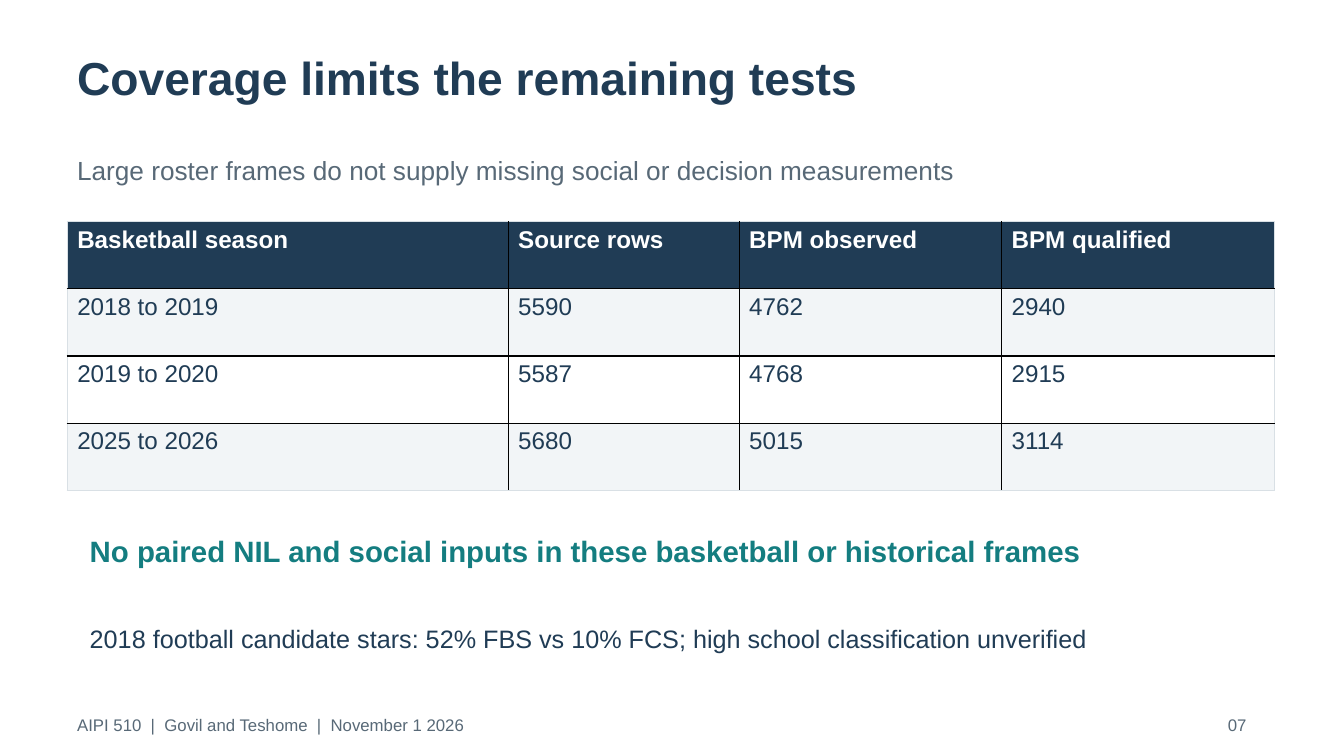
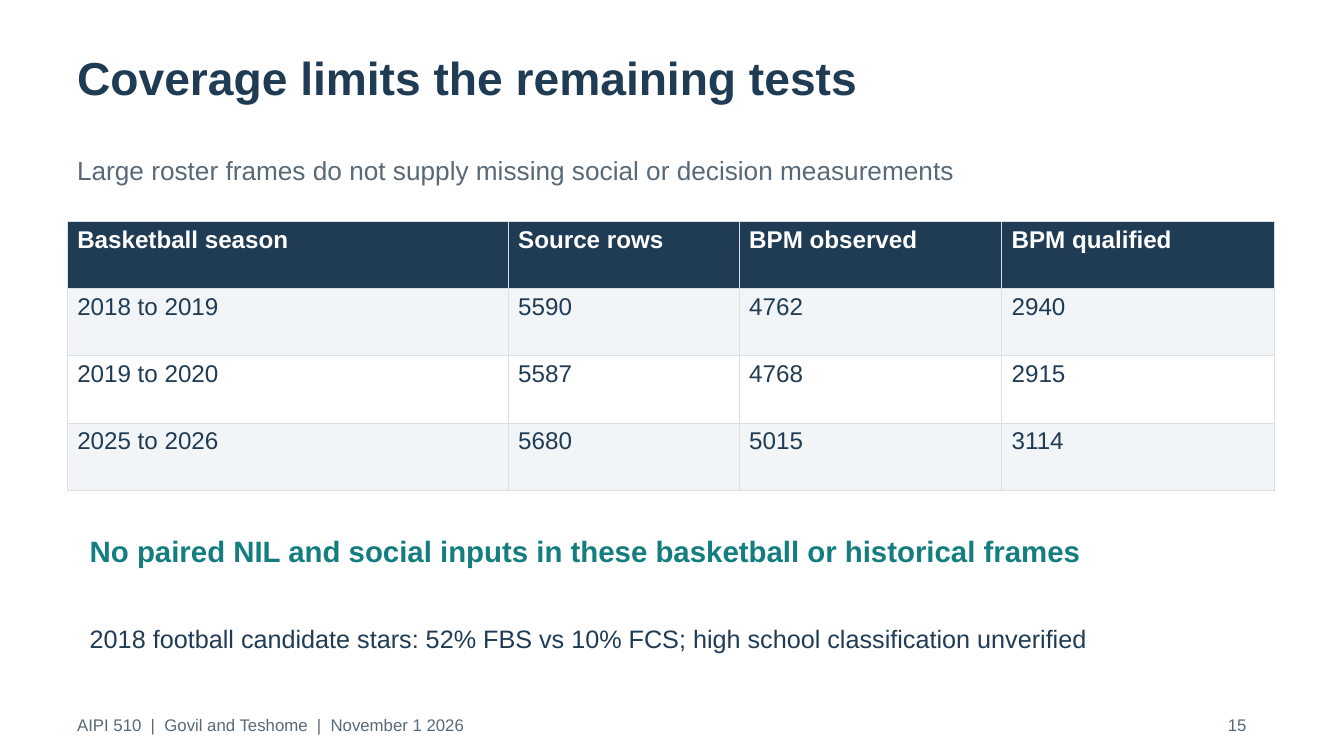
Before and after one commit to govrahul/aipi510_project2, a slide deck: slide 16 of deliverables/project2_presentation.pptx (slide 7 before the commit). Drawn at 1344x756 pixels with LibreOffice and Linux fonts; fonts in the diff are those of the drawing. Boxes give left, top, right and bottom in pixels: in the first picture for what was removed or moved away, otherwise in the second. Text is boxed around its words. In the diff, an @@ line names an element or a change of style, - is before the commit and + after.

```diff
--- a/deliverables/project2_presentation.pptx
+++ b/deliverables/project2_presentation.pptx
@@ table at [68, 222, 1275, 491] @@
@@ borders changed @@
@@ text at [1228, 719, 1247, 731]: text changed @@
-07
+15
```
Also in this commit, not shown: 3 other slides changed, 11 slides added, 2 slides removed, 43 other files.
